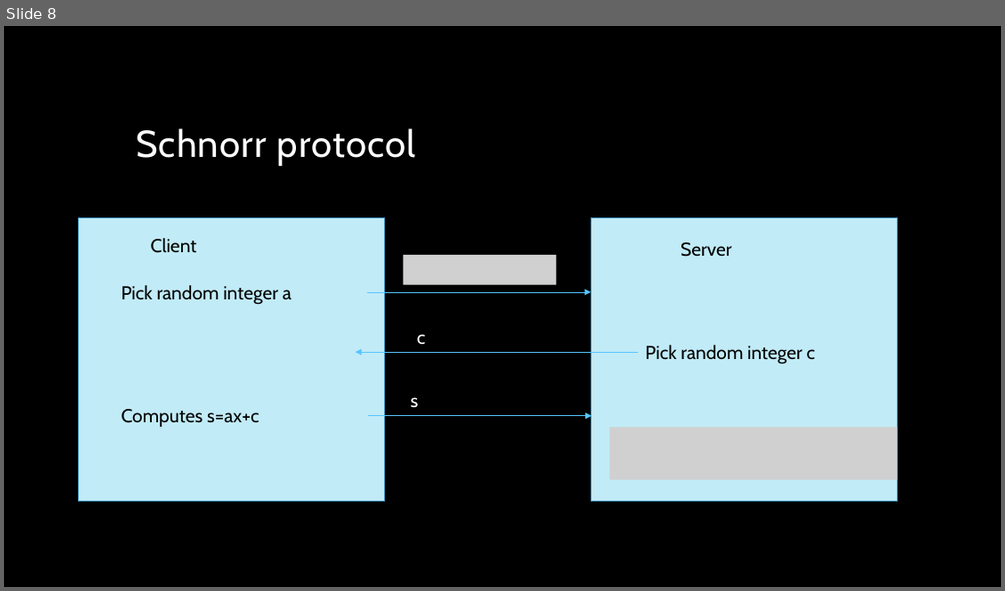
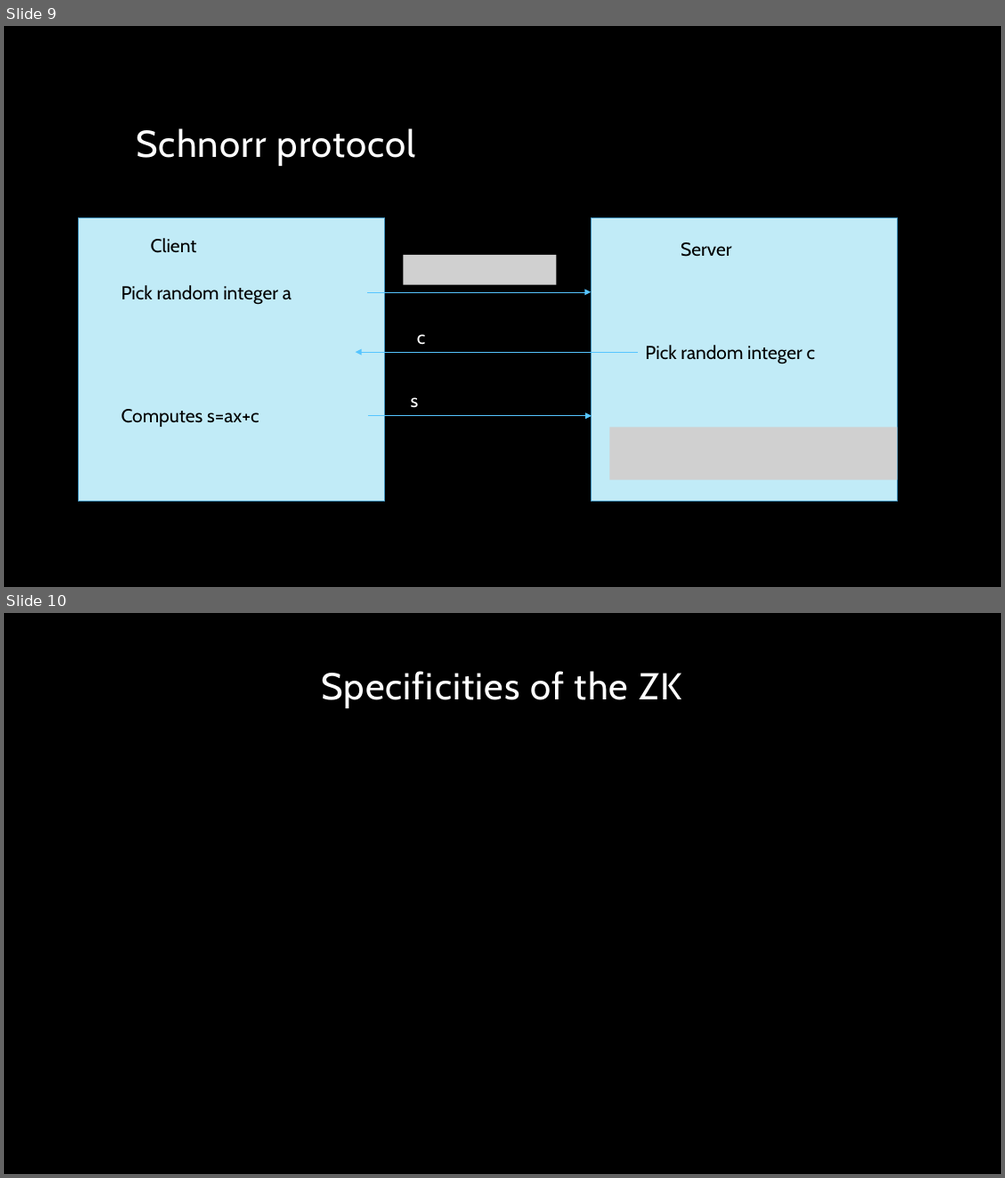
Before and after one commit to CoryBlack/ZeroKnowledge, a slide deck: Zero knowledge.pptx. Shown one above the other, each under a label of ours: slide 8 before the commit, slides 9 and 10 after it. The pictures are 1005x591 and 1005x1178 pixels, drawn with LibreOffice and Linux fonts; fonts in the diff are those of the drawing; grey boxes stand for pictures; background and template pictures are left out. Boxes give left, top, right and bottom in pixels: in the first picture for what was removed or moved away, otherwise in the second. Text is boxed around its words. In the diff, an @@ line names an element or a change of style, - is before the commit and + after.

```diff
--- a/Zero knowledge.pptx
+++ b/Zero knowledge.pptx
@@ slide 10 added at box(4, 613, 1001, 1174), background picture (left out) @@
@@ title added at box(321, 671, 681, 708), 36 pt, text #FFFFFF @@
+Specificities of the ZK
@@ what was slide 8 is now slide 9 @@
```
Also in this commit, not shown: 1 slide changed, 5 other slides added.
